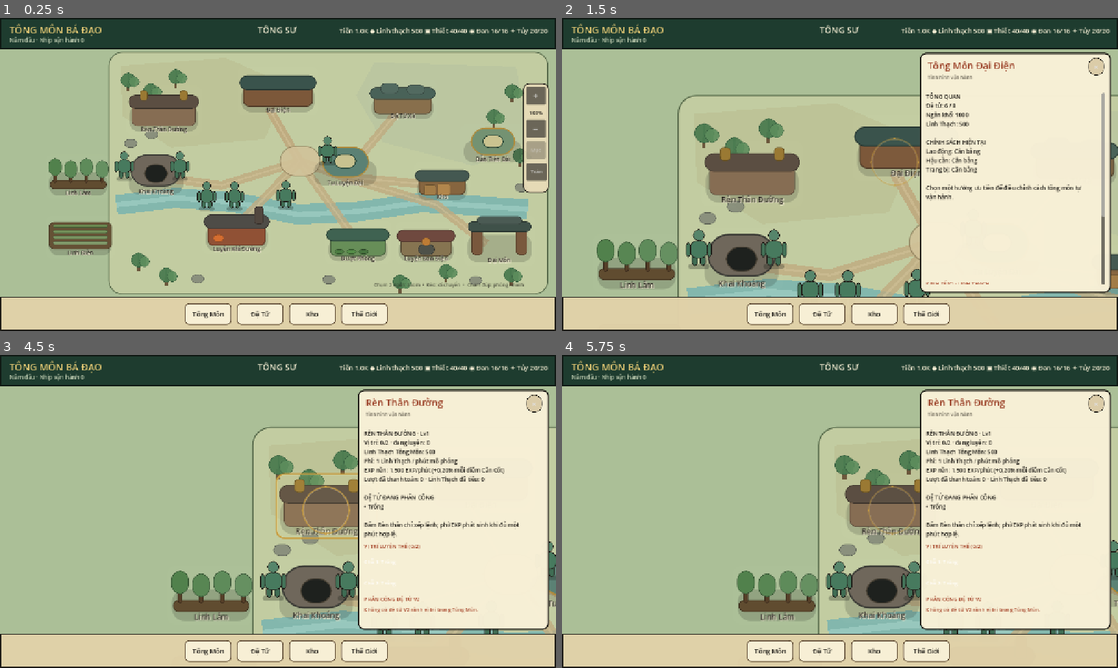
Above: before the commit, frames 1-4 (two rows, left to right).
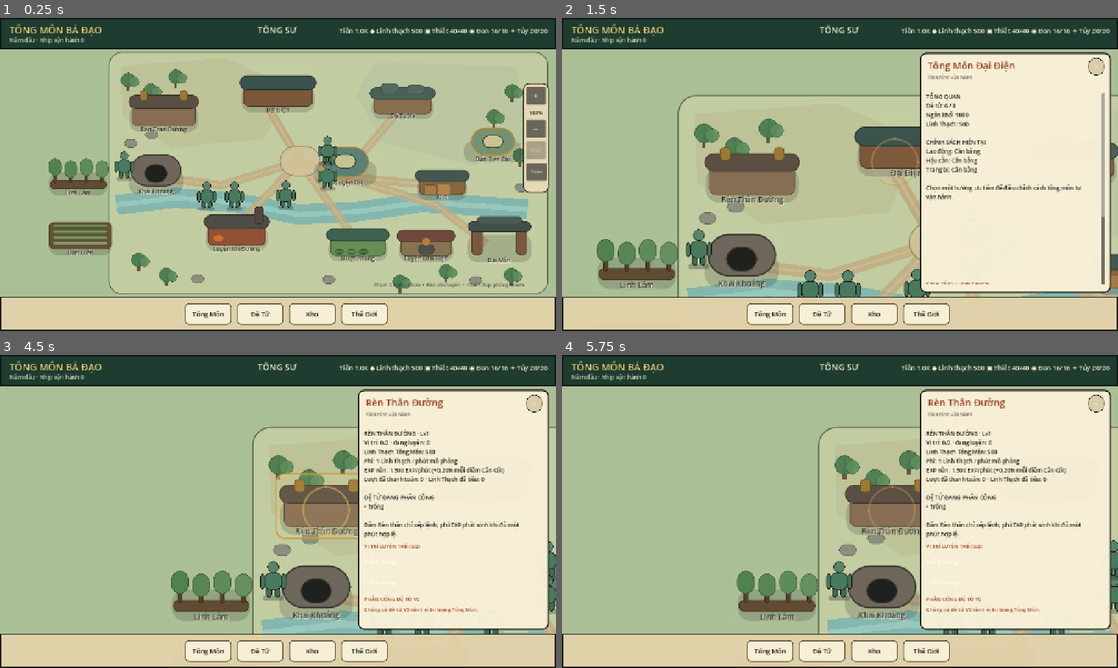
Above: after the commit, the same moments.

Repository: vuanhtuan161094-byte/TongMonBaDao
Game: Godot game, scene res://scenes/p3/p3_2_landscape_sect.tscn
The game is run twice, just before and just after one commit, with the same random seed, the same clock (stepped at 60 frames per second) and the same inputs.
Inputs (mouse positions are in pixels of both pictures, inside the frame that each line leads up to):
- Up to frame 1 (0.25 s): no input
- Up to frame 2 (1.5 s): click (840, 89) at 0.5 s; click "Cân bằng ✓" at 1.25 s
- Up to frame 3 (4.5 s): click "Sản xuất" at 2 s; click "Tu luyện" at 2.75 s; click (511, 498) at 3.5 s; click (189, 511) at 4.25 s
- Up to frame 4 (5.75 s): click (990, 667) at 5 s

The runs differ from the first frame. In frame 1, 0.4% of the frame differs, in the area x 30-61%, y 42-55%; in frame 2, 0.4%; in frame 3, 0.5%, in the area x 60-100%, y 65-83%; in frame 4, 0.4%.

Commit message:
feat(mine-v2): one worker per mine, atomic assignment and typed pilot extraction

Diff:
--- a/godot/src/simulation/building/building_system.gd
+++ b/godot/src/simulation/building/building_system.gd
@@ -68,8 +68,8 @@
         "resource_id": MATERIAL_ORE,
         "cycle_phases": ["travel_out", "mining", "haul_back"],
         "cycle_work_phase": "mining",
-        "base_worker_slots": 2,
-        "worker_slot_every": 5,
+        "base_worker_slots": 1,
+        "worker_slot_every": 0,
         "base_wood_cost": 4,
         "base_ore_cost": 6,
         "base_stone_cost": 20,
@@ -189,6 +189,21 @@
         var mine := create_building(TYPE_MINE, 1)
         state.buildings[str(mine.id)] = mine
         state.building_event_count += 1
+        # Fresh P2 founders may have two legacy mining_crew members. This is
+        # initial-state creation ONLY, not a silent migration of old user saves.
+        var seed_ids: Array = state.disciples.keys()
+        seed_ids.sort()
+        var found_miner := false
+        for raw_seed_id in seed_ids:
+            var founder: DiscipleState = state.disciples[raw_seed_id]
+            if founder.work_group_id != &"mining_crew":
+                continue
+            if not found_miner:
+                found_miner = true
+                continue
+            founder.work_group_id = &""
+            founder.worksite_building_id = &""
+            state.sect.workforce_event_count += 1
 
     if primary_building(state, TYPE_LINH_FOREST) == null:
         var forest := create_building(TYPE_LINH_FOREST, 1)
@@ -277,6 +292,9 @@
     var definition := definition_for(building)
     if definition.is_empty():
         return 0
+    # Owner-locked P1: every individual Mine has one operator at every level.
+    if building.building_type == TYPE_MINE:
+        return 1
     var base_slots := maxi(int(definition.get("base_worker_slots", 0)), 0)
     var every := maxi(int(definition.get("worker_slot_every", 0)), 0)
     if every <= 0:
@@ -825,7 +843,11 @@
         if progress + 0.000001 >= _resource_job_duration(producer):
             phase = &"haul_back"
             progress = 0.0
-            cycle["carried_units"] = _resource_job_batch_units(producer)
+            cycle["carried_units"] = (
+                mining_batch_units_for_worker(state, producer, disciple)
+                if profession_id == PROF_MINING
+                else _resource_job_batch_units(producer)
+            )
     elif phase == &"haul_back":
         progress += _movement_speed(state, disciple) * _haul_speed_multiplier(disciple)
         if progress + 0.000001 >= float(definition.get("haul_distance", 6.0)):
@@ -940,6 +962,8 @@
         return {"ok":false,"reason":"missing_canonical_job_slot"}
     if disciple_has_active_timed_recipe(state,actor.id) or disciple_has_active_spirit_plot(state,actor.id) or actor.work_group_id == &"body_training_crew":
         return {"ok":false,"reason":"another_active_job"}
+    if producer.building_type == TYPE_MINE and resource_timer_jobs(producer).size() >= 1:
+        return {"ok":false,"reason":"mine_job_already_running"}
     if actor.region_id != &"sect" or not actor.active_pve_encounter_id.is_empty():
         return {"ok":false,"reason":"worker_not_available"}
     var definition := definition_for(producer)
@@ -955,7 +979,10 @@
         "job_id":"%s:v1:%d" % [str(producer.id),sequence],
         "worker_id":str(actor.id),"profession_id":str(profession_id),
         "resource_id":str(definition.get("resource_id","")),
-        "output_quantity":_resource_job_batch_units(producer),
+        "output_quantity": (
+            mining_batch_units_for_worker(state, producer, actor)
+            if profession_id == PROF_MINING else _resource_job_batch_units(producer)
+        ),
         "profession_xp_gain":maxf(xp_gain,0.0),
         "started_tick":state.tick,"finish_tick":state.tick+duration
     }
@@ -1115,6 +1142,8 @@
             if not MILESTONE_LEVELS.has(milestone) or milestone > building.level:
                 errors.append("Building %s has invalid milestone %d." % [building.id, milestone])
 
+        if building.building_type == TYPE_MINE and assigned_worker_ids(state, building).size() > 1:
+            errors.append("Mine %s has more than one assigned worker." % str(building.id))
         if state.sect.economy_a_enabled and (building.building_type == TYPE_MINE or building.building_type == TYPE_LINH_FOREST):
             var resource_ids: Dictionary = {}
             var resource_workers: Dictionary = {}
@@ -1557,6 +1586,24 @@
     var base := maxi(int(definition_for(building).get("base_batch_units", 2)), 1)
     return base + int(floor(float(building.level) / 10.0))
 
+# MINE-V2 PILOT (tunable, NOT a locked economy curve):
+# 1) Profession level remains the canonical time/throughput channel, via
+#    WorkforceSystem._work_speed() -> ProfessionModifierSystem.
+# 2) Căn Cốt is a MINE-SPECIFIC physical extraction quantity channel,
+#    NOT a generic hauling/speed modifier or a substitute for Luyện Thể.
+#    One flat extra ore per 1,000 points, capped at +3 per finished packet.
+# 3) Thông Tuệ affects mining-profession XP through the existing channel.
+#    No automatic % output from total lục duy or cultivation realm.
+# We snapshot this quantity at packet start, ensuring save/offline exactly-once.
+func mining_batch_units_for_worker(state: SimulationState, mine: BuildingState, worker: DiscipleState) -> int:
+    if mine == null or mine.building_type != TYPE_MINE or worker == null:
+        return 0
+    var base := _resource_job_batch_units(mine)
+    if not state.p3_7_buildings_enabled or worker.foundation_model_version < FoundationSystem.MODEL_OPEN_POINTS:
+        return base
+    var bonus := mini(int(floor(maxf(worker.constitution, 0.0) / 1000.0)), 3)
+    return base + bonus
+
 # Keep old helper names for regression/debug compatibility.
 func _mining_duration(mine: BuildingState) -> float:
     return _resource_job_duration(mine)
--- a/godot/src/simulation/workforce/workforce_system.gd
+++ b/godot/src/simulation/workforce/workforce_system.gd
@@ -102,6 +102,52 @@
     state.sect.workforce_event_count += 1
     return true
 
+# One atomic backend command for a Mine assignment or safe replacement.
+# Other professions retain their specific building/plot/reservation rules.
+# Do not route this through assign_group() + assign_worksite() in two UI calls.
+func assign_mine_worker(state: SimulationState, disciple_id: StringName, mine_id: StringName, replace_existing: bool = false) -> Dictionary:
+    if not state.sect.workforce_enabled or not state.p3_7_buildings_enabled:
+        return {"ok": false, "reason": "workforce_unavailable"}
+    var building = state.buildings.get(str(mine_id))
+    if not (building is BuildingState) or building.building_type != BuildingSystem.TYPE_MINE:
+        return {"ok": false, "reason": "invalid_mine"}
+    if not state.disciples.has(disciple_id):
+        return {"ok": false, "reason": "missing_disciple"}
+    var actor: DiscipleState = state.disciples[disciple_id]
+    var occupants := building_system.assigned_worker_ids(state, building)
+    if occupants.size() > 1:
+        return {"ok": false, "reason": "mine_overassigned_reset_dev_save"}
+    if occupants.has(disciple_id):
+        return {"ok": true, "already_assigned": true}
+    if actor.region_id != &"sect" or not actor.active_pve_encounter_id.is_empty():
+        return {"ok": false, "reason": "disciple_not_at_sect"}
+    if actor.work_group_id != &"" or actor.worksite_building_id != &"":
+        return {"ok": false, "reason": "disciple_already_assigned"}
+    if not actor.work_cycle_state.is_empty() or not actor.direct_command.is_empty():
+        return {"ok": false, "reason": "disciple_has_active_command_or_cycle"}
+    if building_system.disciple_has_active_timed_recipe(state, disciple_id) or building_system.disciple_has_active_spirit_plot(state, disciple_id) or DiscipleBodyTrainingFacilityV2.has_reserved_slot(state, actor):
+        return {"ok": false, "reason": "disciple_has_active_job"}
+    if str(actor.current_action).begins_with("WORK_") or actor.current_action == &"CULTIVATE":
+        return {"ok": false, "reason": "disciple_finishing_action"}
+
+    var previous: DiscipleState = null
+    if not occupants.is_empty():
+        if not replace_existing:
+            return {"ok": false, "reason": "mine_full"}
+        previous = state.disciples[occupants[0]]
+        if not previous.work_cycle_state.is_empty() or building_system.disciple_has_active_timed_recipe(state, previous.id) or building_system.disciple_has_active_spirit_plot(state, previous.id) or DiscipleBodyTrainingFacilityV2.has_reserved_slot(state, previous):
+            return {"ok": false, "reason": "previous_miner_busy"}
+    # All guards completed: one synchronous state transaction, no intermediate
+    # moment with a second Mine worker, no warehouse/scheduler side effects.
+    if previous != null:
+        clear_command(state, previous)
+        previous.work_group_id = &""
+        previous.worksite_building_id = &""
+    actor.work_group_id = &"mining_crew"
+    actor.worksite_building_id = mine_id
+    state.sect.workforce_event_count += 1
+    return {"ok": true, "replaced": previous != null, "mine_id": str(mine_id), "worker_id": str(disciple_id)}
+
 func assign_group(state: SimulationState, disciple_id: StringName, group_id: StringName) -> bool:
     if not state.sect.workforce_enabled or not state.disciples.has(disciple_id):
         return false
@@ -110,6 +156,12 @@
     var disciple: DiscipleState = state.disciples[disciple_id]
     if not disciple.active_pve_encounter_id.is_empty():
         return false
+    # Legacy group-only allocation targets the primary Mine. No hidden waiting
+    # group members: multi-instance assignment uses assign_mine_worker() above.
+    if state.p3_7_buildings_enabled and group_id == &"mining_crew" and disciple.work_group_id != group_id:
+        var mine := building_system.primary_building(state, BuildingSystem.TYPE_MINE)
+        if mine == null or building_system.assigned_worker_ids(state, mine).size() >= 1:
+            return false
     if state.sect.economy_a_enabled and not building_system.active_resource_timer_for_worker(state,disciple.id).is_empty() and group_id != disciple.work_group_id:
         return false
     # Explicitly assigning a different crew frees the real Body facility slot;
@@ -174,6 +226,10 @@
     var building = state.buildings.get(str(building_id))
     if not (building is BuildingState) or building.worker_group_id == &"" or disciple.work_group_id != building.worker_group_id:
         return false
+    if building.building_type == BuildingSystem.TYPE_MINE:
+        for occupant_id in building_system.assigned_worker_ids(state, building):
+            if occupant_id != disciple_id:
+                return false
     if disciple.worksite_building_id != building_id and not disciple.work_cycle_state.is_empty():
         building_system.cancel_work_cycle(state, disciple, true)
     disciple.worksite_building_id = building_id
